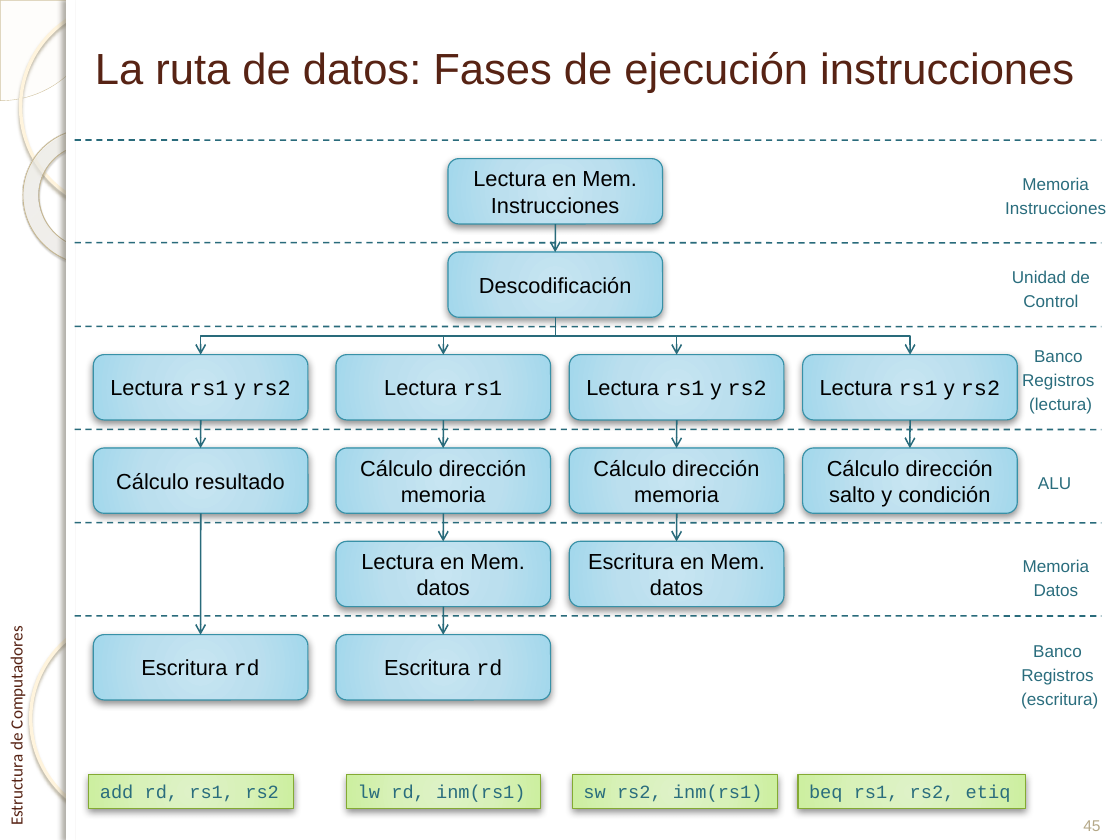
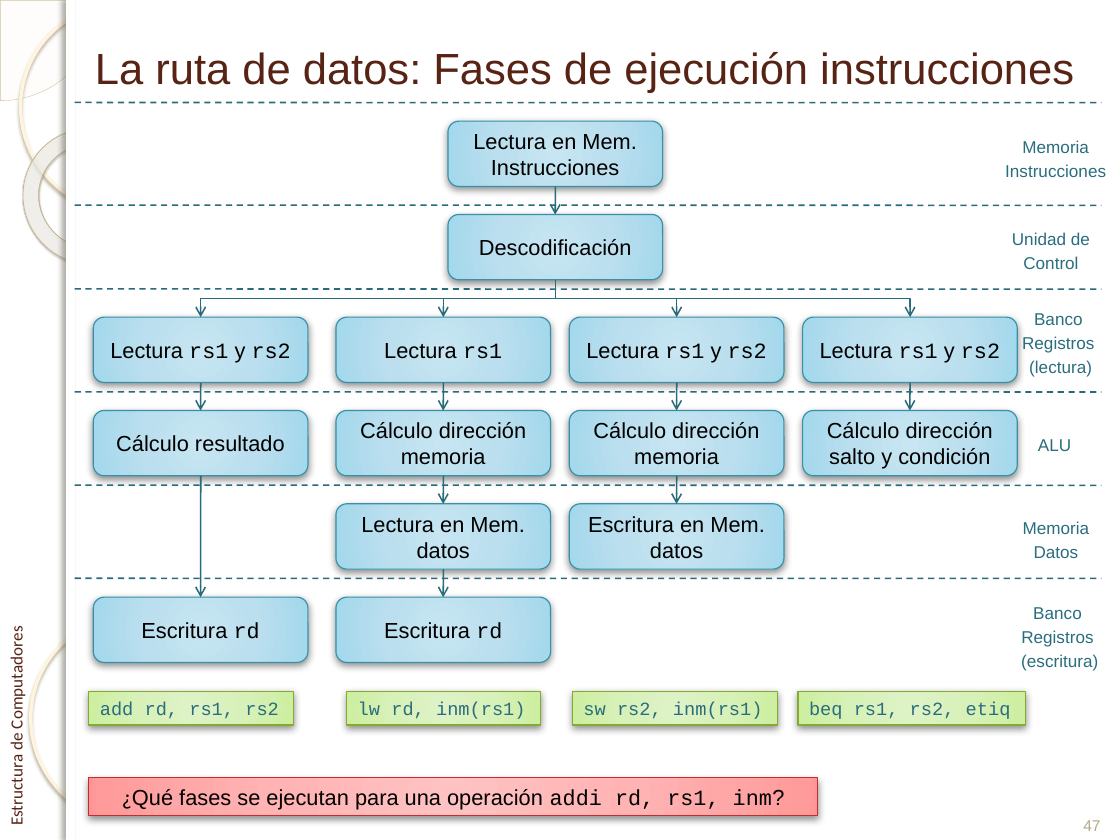
Before and after one commit to enriquesquintana/ETC, a slide deck: slide 47 of ETC_RISCV/Teoría/Tema 1. El procesador_RISCV.pptx (slide 45 before the commit). Drawn at 1120x840 pixels with LibreOffice and Linux fonts; fonts in the diff are those of the drawing; background and template pictures are left out. Boxes give left, top, right and bottom in pixels: in the first picture for what was removed or moved away, otherwise in the second. Text is boxed around its words. In the diff, an @@ line names an element or a change of style, - is before the commit and + after.

```diff
--- a/ETC_RISCV/Teoría/Tema 1. El procesador_RISCV.pptx
+++ b/ETC_RISCV/Teoría/Tema 1. El procesador_RISCV.pptx
@@ 8 arrows, 7 rounded rectangles, 4 elbow arrows, 3 lines, 1 text: place and size @@
-8 arrows, 7 rounded rectangles, 4 elbow arrows, 3 lines, 1 text at <box>75,140,1106,635</box>
+8 arrows, 7 rounded rectangles, 4 elbow arrows, 3 lines, 1 text at <box>75,103,1106,597</box>
@@ 7 rounded rectangles, 5 texts, 3 lines, 1 arrow: place and size @@
-7 rounded rectangles, 5 texts, 3 lines, 1 arrow at <box>75,159,1101,709</box>
+7 rounded rectangles, 5 texts, 3 lines, 1 arrow at <box>75,121,1101,671</box>
@@ 4 rectangles: place and size @@
-4 rectangles at <box>88,775,1026,809</box>
+4 rectangles at <box>88,691,1026,725</box>
@@ rectangle added at <box>88,777,818,815</box>, fill gradient #FFC2C2 to #FFB4B4 to #FF9C9C to #FF9595, outline #C32D2E 0.75 pt, 14 pt, text #000000 @@
+¿Qué fases se ejecutan para una operación addi rd, rs1, inm?
@@ page number at <box>1083,820,1100,831</box>: text changed @@
-45
+47
```
Also in this commit, not shown: 11 other slides changed, 2 slides added, 1 slide removed.
